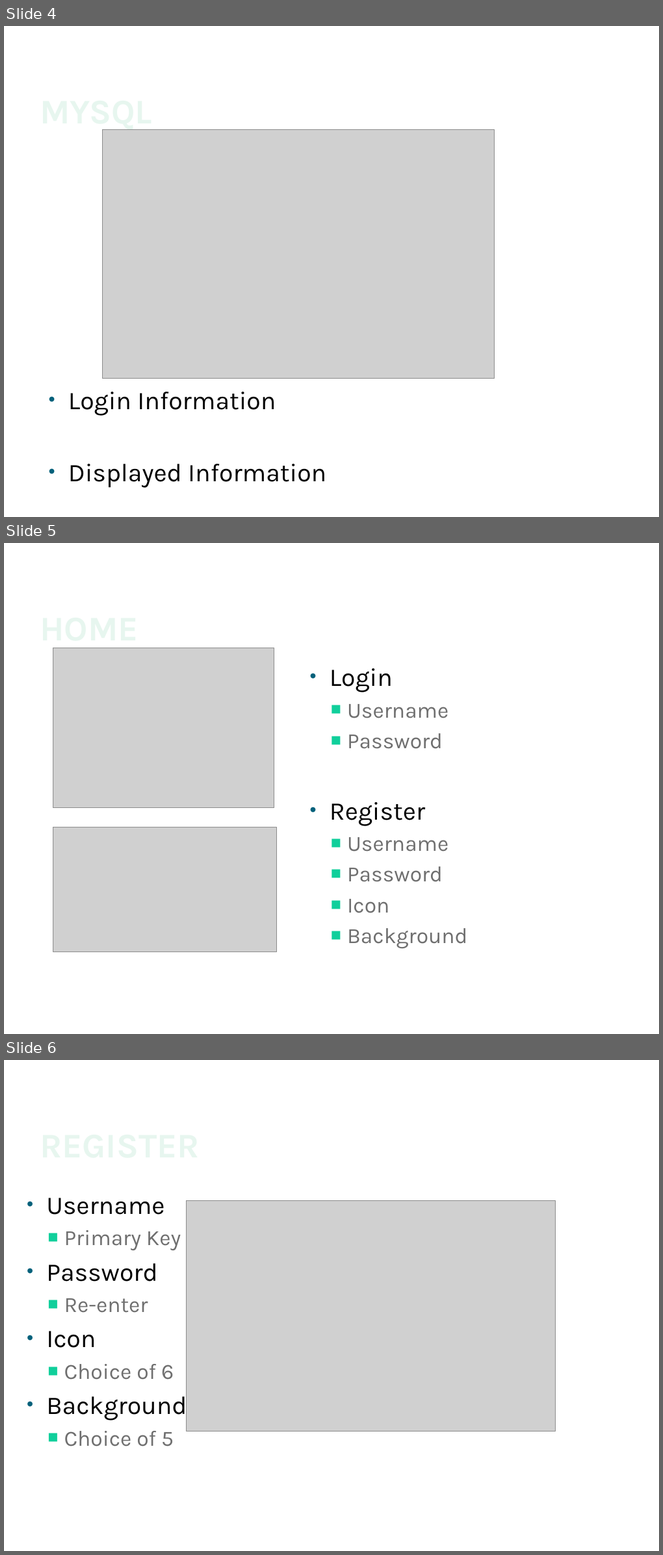
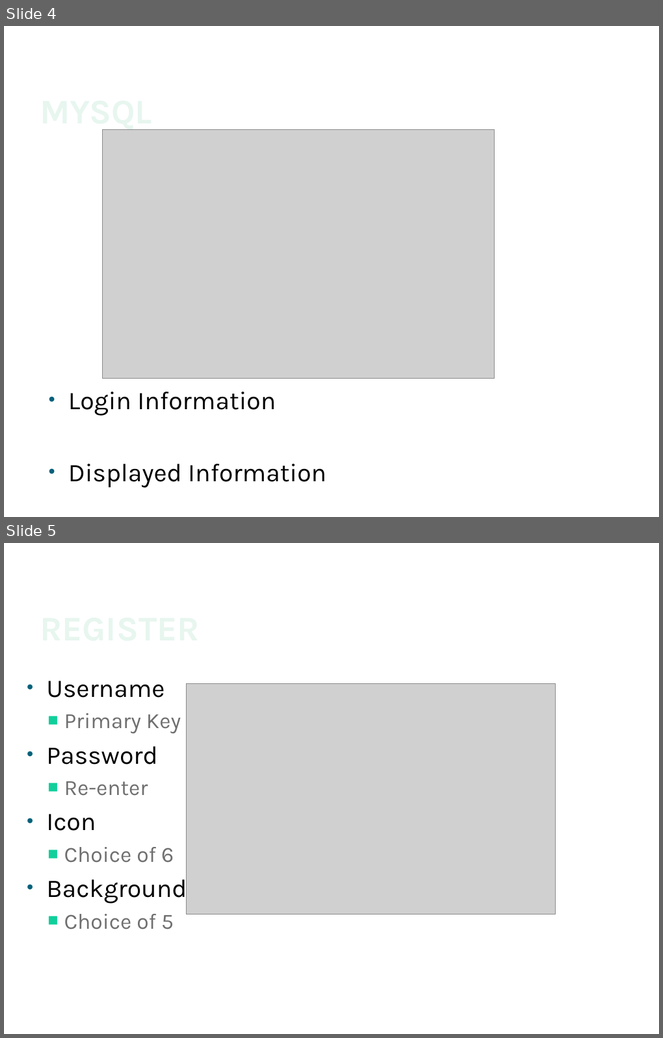
Before and after one commit to JaySao/FaceSpace, a slide deck: Facespace.pptx. Shown one above the other, each under a label of ours: slides 4, 5 and 6 before the commit, slides 4 and 5 after it. The pictures are 663x1555 and 663x1038 pixels, drawn with LibreOffice and Linux fonts; fonts in the diff are those of the drawing; grey boxes stand for pictures; background and template pictures are left out. Boxes give left, top, right and bottom in pixels: in the first picture for what was removed or moved away, otherwise in the second. Text is boxed around its words. In the diff, an @@ line names an element or a change of style, - is before the commit and + after.

```diff
--- a/Facespace.pptx
+++ b/Facespace.pptx
@@ slide 5 removed at (x1=4, y1=543, x2=659, y2=1034), background #FFFFFF @@
@@ title removed at (x1=40, y1=648, x2=139, y2=649) @@
-HOME
@@ picture removed at (x1=53, y1=648, x2=274, y2=808) @@
@@ text removed at (x1=330, y1=668, x2=468, y2=949) @@
-• Login
-  ■ Username
-  ■ Password
-• Register
-  ■ Username
-  ■ Password
-  ■ Icon
-  ■ Background
@@ picture removed at (x1=53, y1=827, x2=277, y2=952) @@
@@ what was slide 6 is now slide 5 @@
```
Also in this commit, not shown: 4 slides changed, 6 other files.
